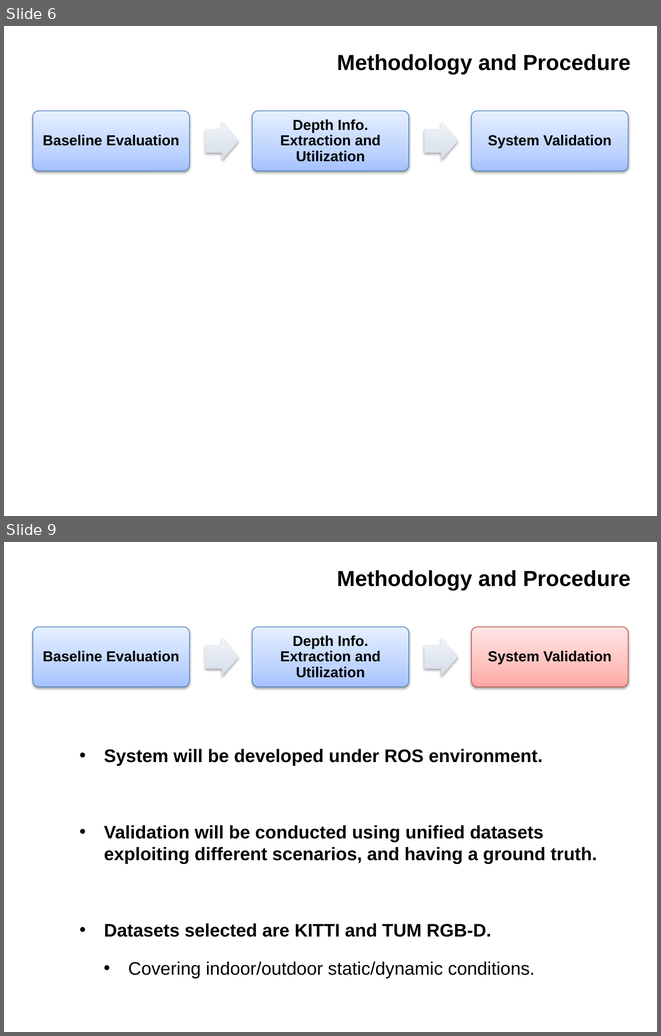
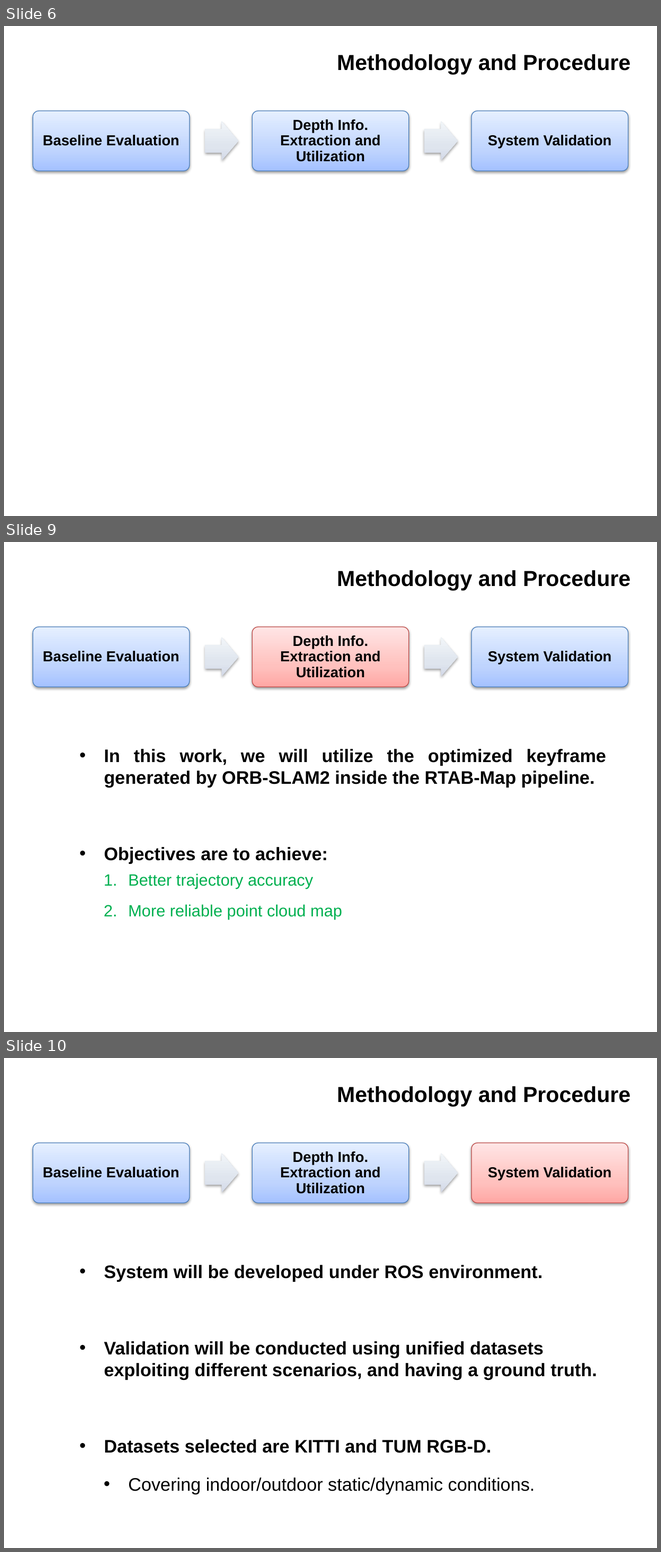
Before and after one commit to IslamAAli/ORBSLAM_RTABmap, a slide deck: Presentation/CMPUT631-ProjectProposal-V0P1.pptx. Shown one above the other, each under a label of ours: slides 6 and 9 before the commit, slides 6, 9 and 10 after it; the slides between them are not shown. The pictures are 661x1036 and 661x1552 pixels, drawn with LibreOffice and Linux fonts; fonts in the diff are those of the drawing; background and template pictures are left out. Boxes give left, top, right and bottom in pixels: in the first picture for what was removed or moved away, otherwise in the second. Text is boxed around its words. In the diff, an @@ line names an element or a change of style, - is before the commit and + after.

```diff
--- a/Presentation/CMPUT631-ProjectProposal-V0P1.pptx
+++ b/Presentation/CMPUT631-ProjectProposal-V0P1.pptx
@@ slide 9 added at (x1=4, y1=542, x2=657, y2=1032), background #FFFFFF @@
@@ title added at (x1=337, y1=570, x2=630, y2=591), 24 pt, text #000000, bold @@
+Methodology and Procedure
@@ group added at (x1=33, y1=627, x2=628, y2=687): 3 rounded rectangles, 3 texts, 2 right arrows @@
+Baseline Evaluation
+Depth Info. Extraction and Utilization
+System Validation
@@ text added at (x1=104, y1=749, x2=606, y2=919), 20 pt, text #000000, bold @@
+• In this work, we will utilize the optimized keyframe generated by ORB-SLAM2 inside the RTAB-Map pipeline.
+• Objectives are to achieve:
+  1. Better trajectory accuracy
+  2. More reliable point cloud map
@@ what was slide 9 is now slide 10 @@
```
Also in this commit, not shown: 2 slides changed.
